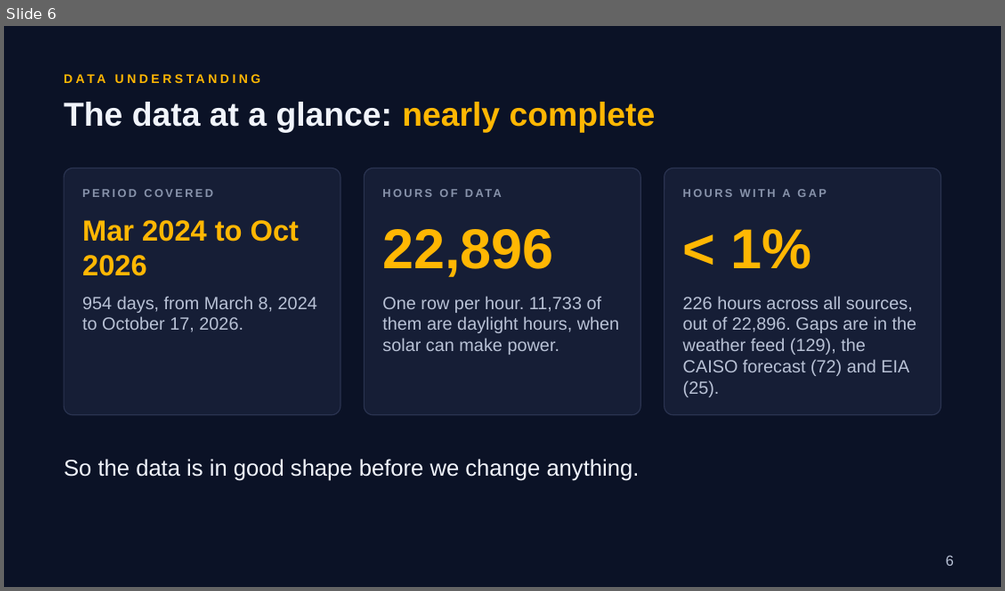
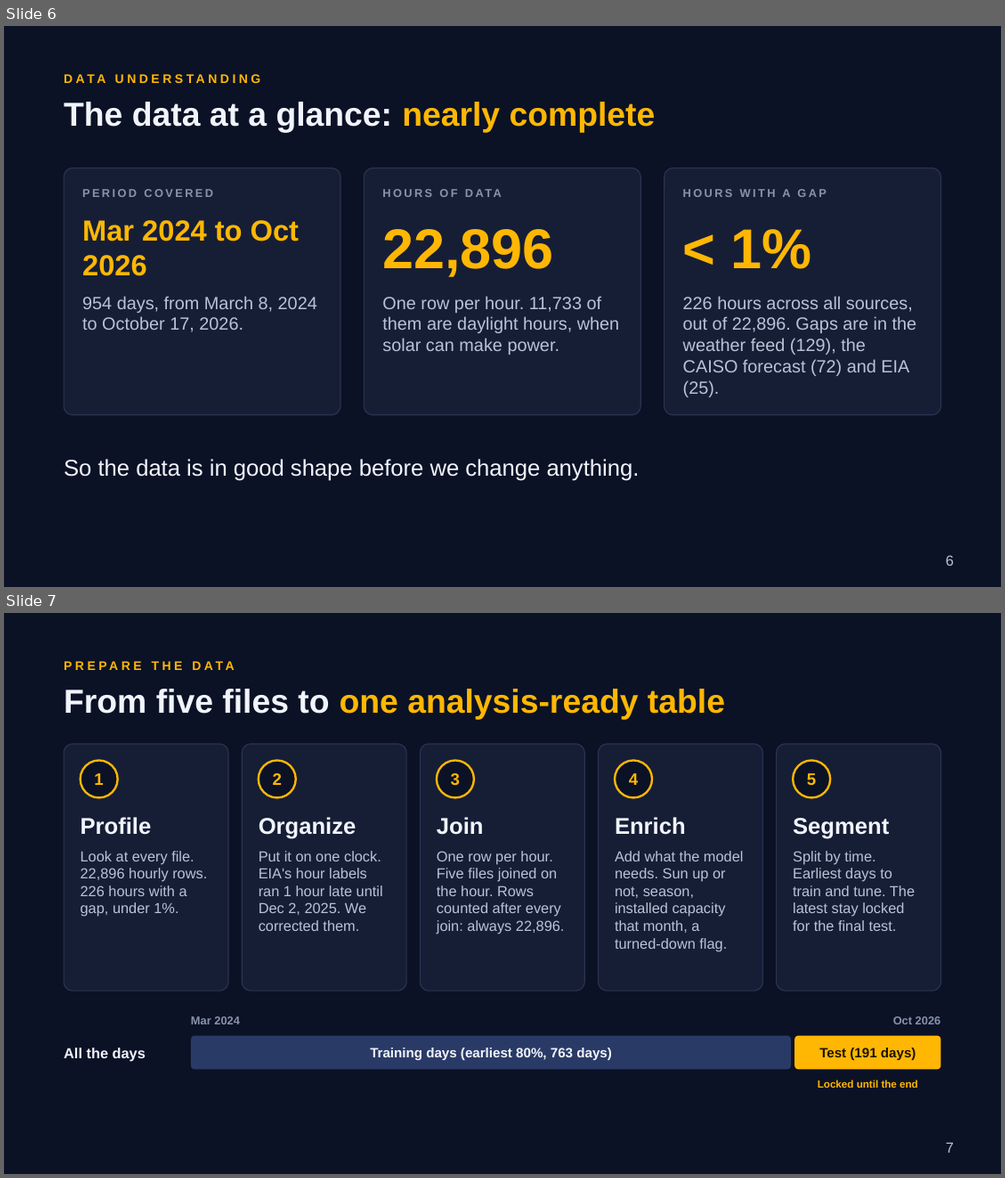
Before and after one commit to RaulSolaNavarro/caiso-solar-forecast, a slide deck: deck/capstone2/Capstone2_Deck.pptx. Shown one above the other, each under a label of ours: slide 6 before the commit, slides 6 and 7 after it. The pictures are 1005x591 and 1005x1178 pixels, drawn with LibreOffice and Linux fonts; fonts in the diff are those of the drawing. Boxes give left, top, right and bottom in pixels: in the first picture for what was removed or moved away, otherwise in the second. Text is boxed around its words. In the diff, an @@ line names an element or a change of style, - is before the commit and + after.

```diff
--- a/deck/capstone2/Capstone2_Deck.pptx
+++ b/deck/capstone2/Capstone2_Deck.pptx
@@ slide 7 added at (4, 613, 1001, 1174), background #0B1226 @@
@@ text added at (64, 654, 941, 676), 12 pt, text #FFB703, bold @@
+PREPARE THE DATA
@@ text added at (64, 689, 725, 720), 32 pt, text #FFB703, bold @@
+From five files to one analysis-ready table
@@ rounded rectangle added at (64, 744, 228, 990), fill #161E36, outline #2A3350 1 pt @@
@@ rounded rectangle added at (242, 744, 406, 990), fill #161E36, outline #2A3350 1 pt @@
@@ rounded rectangle added at (421, 744, 585, 990), fill #161E36, outline #2A3350 1 pt @@
@@ rounded rectangle added at (599, 744, 763, 990), fill #161E36, outline #2A3350 1 pt @@
@@ rounded rectangle added at (777, 744, 941, 990), fill #161E36, outline #2A3350 1 pt @@
@@ ellipse added at (81, 761, 118, 798), fill #0B1226, outline #FFB703 2 pt, 16 pt, text #FFB703, bold @@
+1
@@ ellipse added at (259, 761, 296, 798), fill #0B1226, outline #FFB703 2 pt, 16 pt, text #FFB703, bold @@
+2
@@ ellipse added at (437, 761, 474, 798), fill #0B1226, outline #FFB703 2 pt, 16 pt, text #FFB703, bold @@
+3
@@ ellipse added at (615, 761, 652, 798), fill #0B1226, outline #FFB703 2 pt, 16 pt, text #FFB703, bold @@
+4
@@ ellipse added at (793, 761, 830, 798), fill #0B1226, outline #FFB703 2 pt, 16 pt, text #FFB703, bold @@
+5
@@ text added at (81, 817, 207, 916), 14 pt, text #B9C2D6 @@
+Profile
+Look at every file. 22,896 hourly rows. 226 hours with a gap, under 1%.
@@ text added at (259, 817, 383, 931), 14 pt, text #B9C2D6 @@
+Organize
+Put it on one clock. EIA's hour labels ran 1 hour late until Dec 2, 2025. We corrected them.
@@ text added at (437, 817, 565, 934), 14 pt, text #B9C2D6 @@
+Join
+One row per hour. Five files joined on the hour. Rows counted after every join: always 22,896.
@@ text added at (615, 817, 744, 951), 14 pt, text #B9C2D6 @@
+Enrich
+Add what the model needs. Sun up or not, season, installed capacity that month, a turned-down flag.
@@ text added at (793, 818, 914, 931), 14 pt, text #B9C2D6 @@
+Segment
+Split by time. Earliest days to train and tune. The latest stay locked for the final test.
@@ text added at (191, 1016, 240, 1024), 11 pt, text #8893AB, bold @@
+Mar 2024
@@ rounded rectangle added at (191, 1036, 791, 1070), fill #2A3A66, 13 pt, text #F1F4FB, bold @@
+Training days (earliest 80%, 763 days)
@@ rounded rectangle added at (794, 1036, 941, 1070), fill #FFB703, 13 pt, text #1A1300, bold @@
+Test (191 days)
@@ text added at (893, 1016, 941, 1024), 11 pt, text #8893AB, bold @@
+Oct 2026
@@ text added at (64, 1047, 146, 1061), 14 pt, text #F1F4FB, bold @@
+All the days
@@ text added at (817, 1079, 918, 1087), 10 pt, text #FFB703, bold @@
+Locked until the end
@@ page number added at (946, 1142, 954, 1152), 14 pt, text #B9C2D6 @@
+7
```
Also in this commit, not shown: 7 slides changed, 7 other slides added, 7 slides removed, 3 other files.
